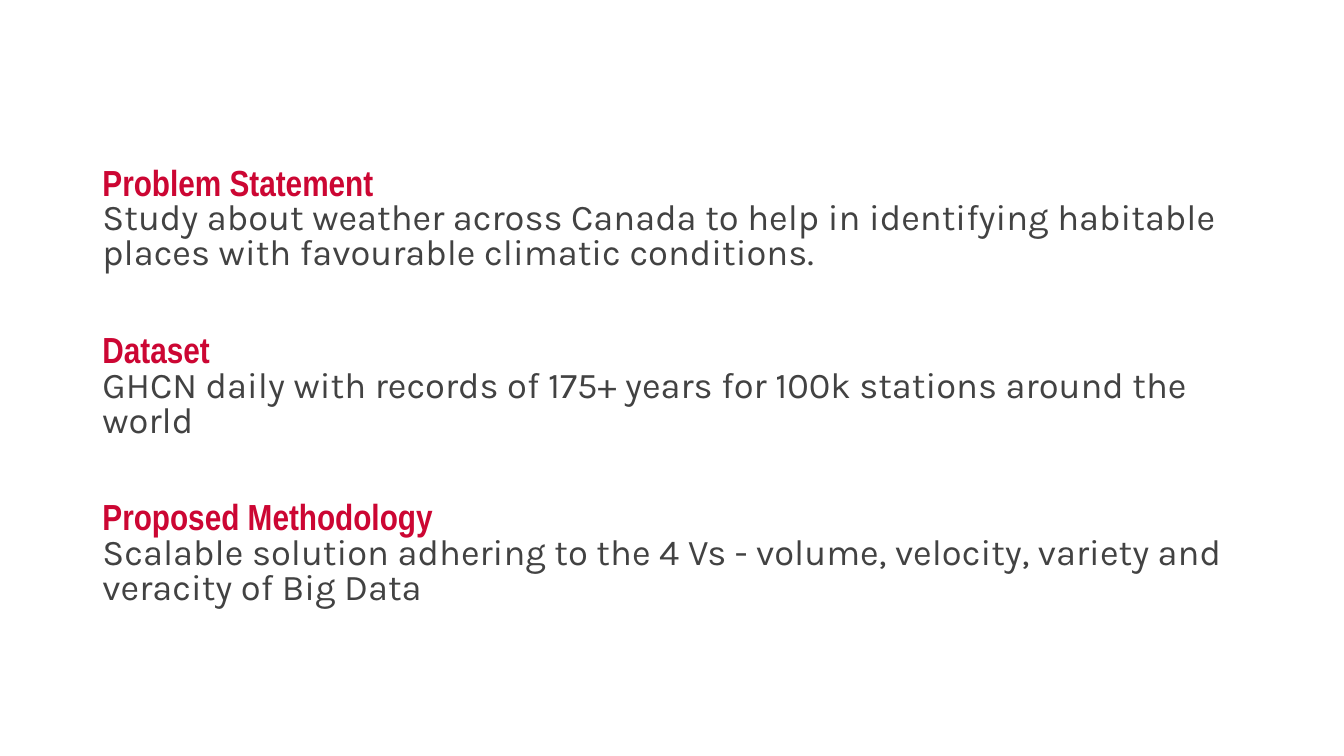
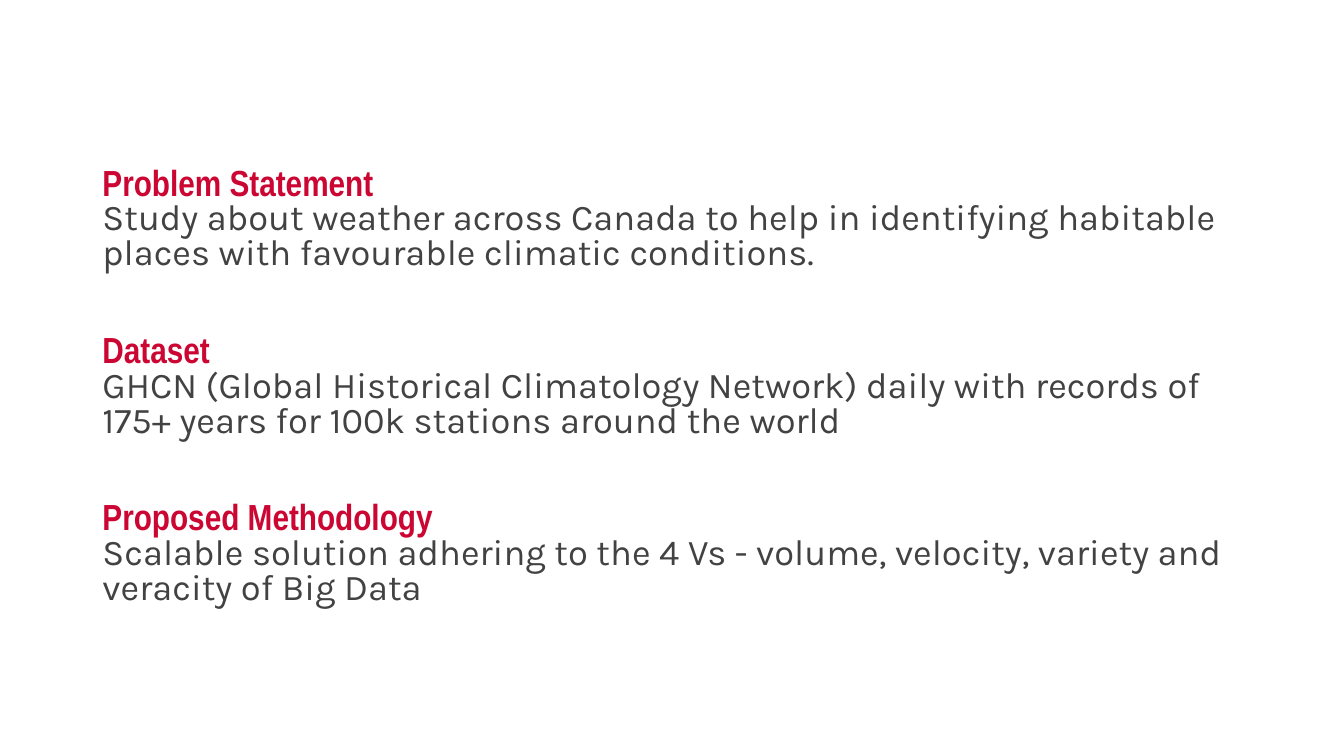
Before and after one commit to ninjeanne/datastorm, a slide deck: slide 3 of report/final_presentation.pptx. Drawn at 1344x756 pixels with LibreOffice and Linux fonts; fonts in the diff are those of the drawing. Boxes give left, top, right and bottom in pixels: in the first picture for what was removed or moved away, otherwise in the second. Text is boxed around its words. In the diff, an @@ line names an element or a change of style, - is before the commit and + after.

```diff
--- a/report/final_presentation.pptx
+++ b/report/final_presentation.pptx
@@ text at bbox=[102, 338, 1200, 442]: text changed @@
-Dataset
-GHCN daily with records of 175+ years for 100k stations around the world
+Dataset
+GHCN (Global Historical Climatology Network) daily with records of 175+ years for 100k stations around the world
```
Also in this commit, not shown: 1 other slide changed, 2 other files.
